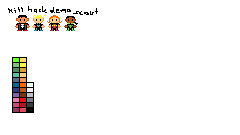
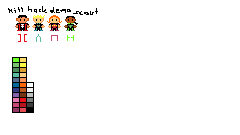
The second 240×135 image is a revision of the first. Changes to its layers:
painted on "Background" over left=18, top=26, right=74, bottom=42
